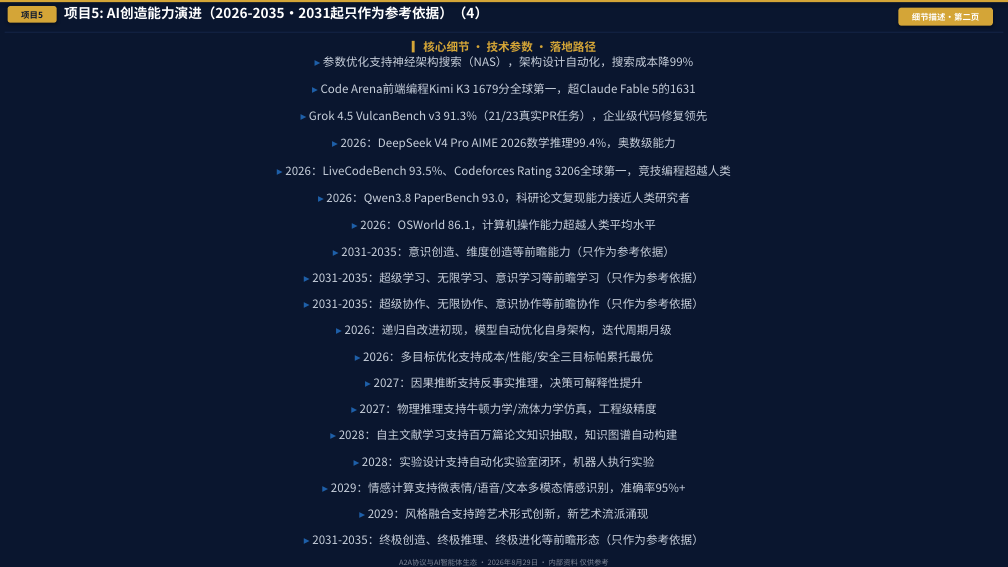
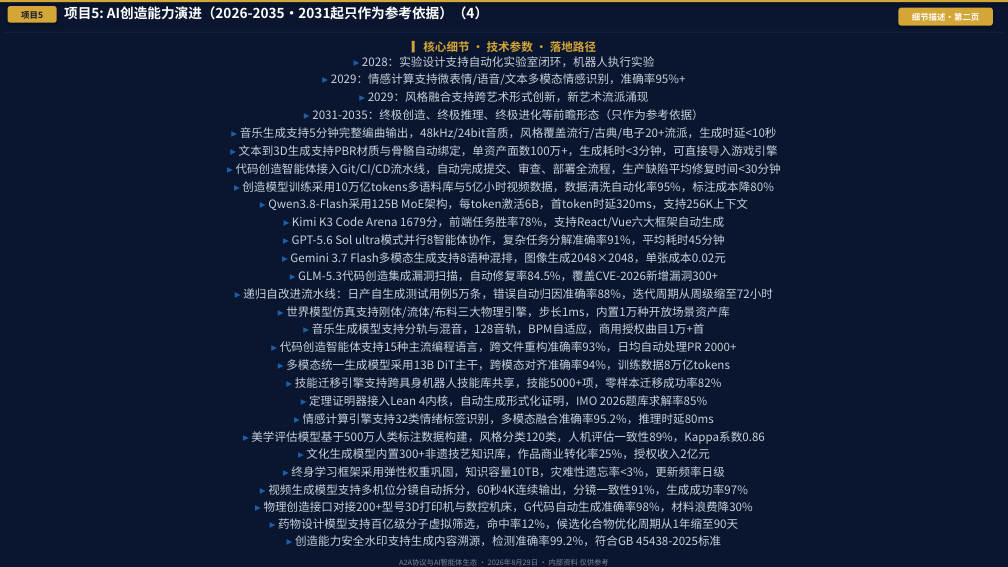
Before and after one commit to Hxdmou/Robot, a slide deck: slide 22 of A2A协议2.0_AI智能体演进路线图_2026_V52_无水印版.pptx. Drawn at 1008x567 pixels with LibreOffice and Linux fonts; fonts in the diff are those of the drawing. Boxes give left, top, right and bottom in pixels: in the first picture for what was removed or moved away, otherwise in the second. Text is boxed around its words. In the diff, an @@ line names an element or a change of style, - is before the commit and + after.

Commit message:
已修改 4 项内容

```diff
--- a/A2A协议2.0_AI智能体演进路线图_2026_V52_无水印版.pptx
+++ b/A2A协议2.0_AI智能体演进路线图_2026_V52_无水印版.pptx
@@ text at [285,56,731,440]: paragraphs removed @@
-▸ 参数优化支持神经架构搜索（NAS），架构设计自动化，搜索成本降99%
-▸ Code Arena前端编程Kimi K3 1679分全球第一，超Claude Fable 5的1631
-▸ Grok 4.5 VulcanBench v3 91.3%（21/23真实PR任务），企业级代码修复领先
-▸ 2026：DeepSeek V4 Pro AIME 2026数学推理99.4%，奥数级能力
-▸ 2026：LiveCodeBench 93.5%、Codeforces Rating 3206全球第一，竞技编程超越人类
-▸ 2026：Qwen3.8 PaperBench 93.0，科研论文复现能力接近人类研究者
-▸ 2026：OSWorld 86.1，计算机操作能力超越人类平均水平
-▸ 2031-2035：意识创造、维度创造等前瞻能力（只作为参考依据）
-▸ 2031-2035：超级学习、无限学习、意识学习等前瞻学习（只作为参考依据）
-▸ 2031-2035：超级协作、无限协作、意识协作等前瞻协作（只作为参考依据）
-▸ 2026：递归自改进初现，模型自动优化自身架构，迭代周期月级
-▸ 2026：多目标优化支持成本/性能/安全三目标帕累托最优
-▸ 2027：因果推断支持反事实推理，决策可解释性提升
-▸ 2027：物理推理支持牛顿力学/流体力学仿真，工程级精度
-▸ 2028：自主文献学习支持百万篇论文知识抽取，知识图谱自动构建
@@ text at [312,56,703,120]: less space between paragraphs; more space between paragraphs @@
@@ text at [236,127,781,546]: paragraphs added @@
+▸ 音乐生成支持5分钟完整编曲输出，48kHz/24bit音质，风格覆盖流行/古典/电子20+流派，生成时延<10秒
+▸ 文本到3D生成支持PBR材质与骨骼自动绑定，单资产面数100万+，生成耗时<3分钟，可直接导入游戏引擎
+▸ 代码创造智能体接入Git/CI/CD流水线，自动完成提交、审查、部署全流程，生产缺陷平均修复时间<30分钟
+▸ 创造模型训练采用10万亿tokens多语料库与5亿小时视频数据，数据清洗自动化率95%，标注成本降80%
+▸ Qwen3.8-Flash采用125B MoE架构，每token激活6B，首token时延320ms，支持256K上下文
+▸ Kimi K3 Code Arena 1679分，前端任务胜率78%，支持React/Vue六大框架自动生成
+▸ GPT-5.6 Sol ultra模式并行8智能体协作，复杂任务分解准确率91%，平均耗时45分钟
+▸ Gemini 3.7 Flash多模态生成支持8语种混排，图像生成2048×2048，单张成本0.02元
+▸ GLM-5.3代码创造集成漏洞扫描，自动修复率84.5%，覆盖CVE-2026新增漏洞300+
+▸ 递归自改进流水线：日产自生成测试用例5万条，错误自动归因准确率88%，迭代周期从周级缩至72小时
+▸ 世界模型仿真支持刚体/流体/布料三大物理引擎，步长1ms，内置1万种开放场景资产库
+▸ 音乐生成模型支持分轨与混音，128音轨，BPM自适应，商用授权曲目1万+首
+▸ 代码创造智能体支持15种主流编程语言，跨文件重构准确率93%，日均自动处理PR 2000+
+▸ 多模态统一生成模型采用13B DiT主干，跨模态对齐准确率94%，训练数据8万亿tokens
+▸ 技能迁移引擎支持跨具身机器人技能库共享，技能5000+项，零样本迁移成功率82%
+▸ 定理证明器接入Lean 4内核，自动生成形式化证明，IMO 2026题库求解率85%
+▸ 情感计算引擎支持32类情绪标签识别，多模态融合准确率95.2%，推理时延80ms
+▸ 美学评估模型基于500万人类标注数据构建，风格分类120类，人机评估一致性89%，Kappa系数0.86
+▸ 文化生成模型内置300+非遗技艺知识库，作品商业转化率25%，授权收入2亿元
+▸ 终身学习框架采用弹性权重巩固，知识容量10TB，灾难性遗忘率<3%，更新频率日级
+▸ 视频生成模型支持多机位分镜自动拆分，60秒4K连续输出，分镜一致性91%，生成成功率97%
+▸ 物理创造接口对接200+型号3D打印机与数控机床，G代码自动生成准确率98%，材料浪费降30%
+▸ 药物设计模型支持百亿级分子虚拟筛选，命中率12%，候选化合物优化周期从1年缩至90天
+▸ 创造能力安全水印支持生成内容溯源，检测准确率99.2%，符合GB 45438-2025标准
```
Also in this commit, not shown: 31 other slides changed, 3 other files.
